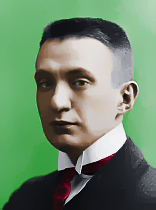
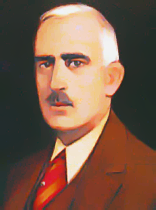
Layers edited between the first and the second 156px x 210px image:
added layer "Ebene 16" above "Ebene 15" over [0, 0, 156, 210]
added layer "Ebene 15" above "Ebene 14" over [0, 0, 156, 210]
added layer "Ebene 14" above "Ebene 13" over [0, 0, 156, 210]
